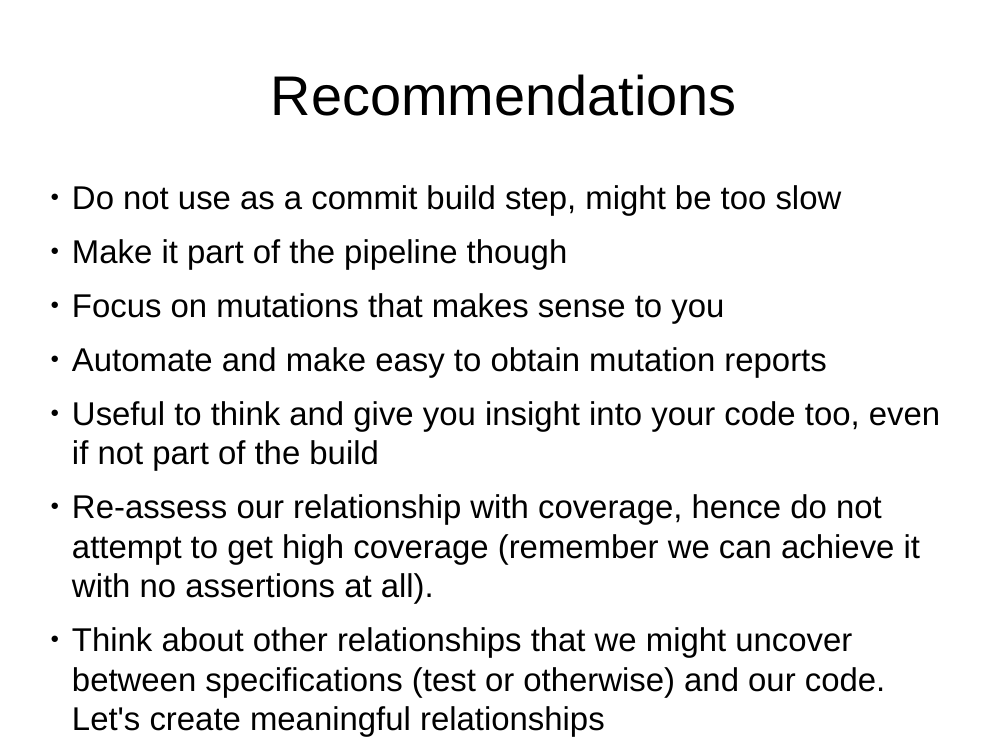
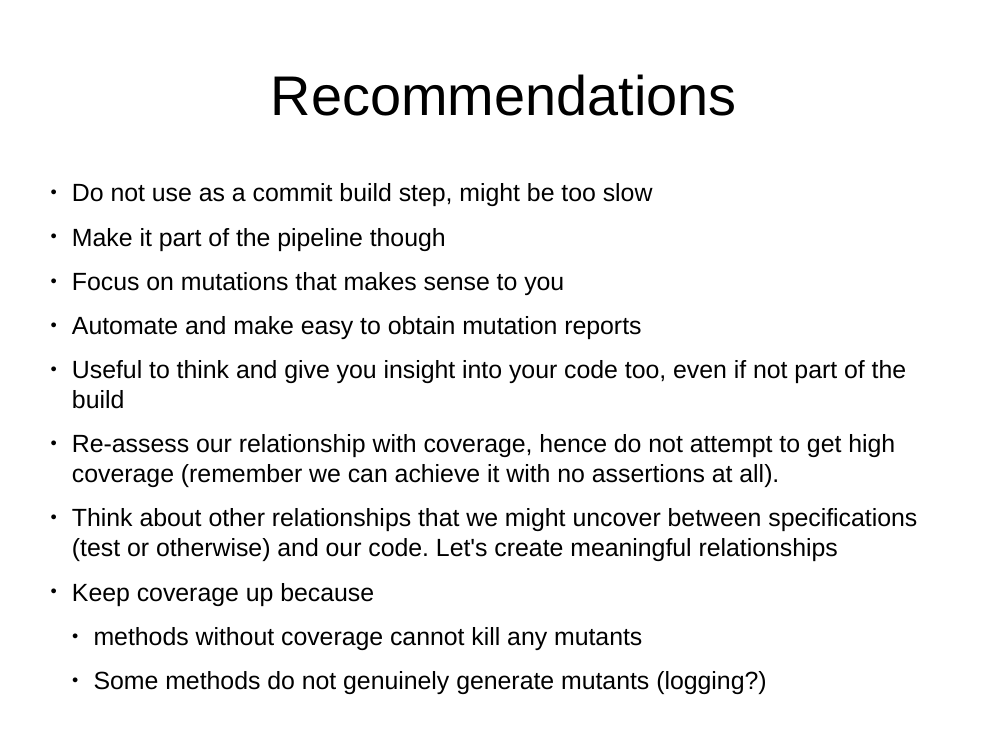
Before and after one commit to wesamhaboush/mutation-testing, a slide deck: slide 17 of pres.odp (slide 10 before the commit). Drawn at 1008x756 pixels with LibreOffice and Linux fonts; fonts in the diff are those of the drawing. Boxes give left, top, right and bottom in pixels: in the first picture for what was removed or moved away, otherwise in the second. Text is boxed around its words. In the diff, an @@ line names an element or a change of style, - is before the commit and + after.

```diff
--- a/pres.odp
+++ b/pres.odp
@@ text at <box>72,183,917,561</box>: size 25.9 to 19.6 pt in "Do not use as a commit build ...", "Make it part of the pipeline though", "Focus on mutations that makes sense to ...", "Automate and make easy to obtain mutation ..." and 3 more places @@
@@ text at <box>72,583,766,694</box>: paragraphs added @@
+● Keep coverage up because
+  ● methods without coverage cannot kill any mutants
+  ● Some methods do not genuinely generate mutants (logging?)
```
Also in this commit, not shown: 4 other slides changed, 7 slides added.
